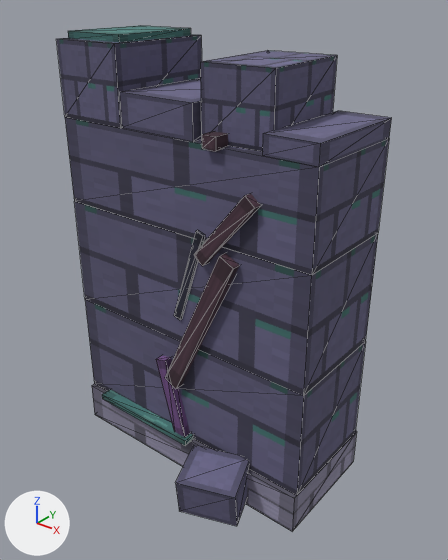
Renders of the glTF model assets/models/wall_segment.glb from each side of a commit.
One viewpoint serves both versions: a 50 mm lens placed at (2.53, -3.08, 3.35), pointed at (0.14, -0.09, 1.5). Arrows for +X, +Y and +Z are at lower left; the lights stay in place. The older version comes first. Mesh edges are drawn as thin lines. Vertices at exactly the same position are counted once.

Script lines for the objects in view, before the commit:
```python
me_wall_segment = bpy.data.meshes.new('wall_segment')
me_wall_segment.from_pydata(...)  # 120 vertices, 176 faces; spans x -1.0..1.0, y -0.83..0.45, z 0.0..3.05
me_wall_segment.materials.append(mat_wall_segment_mat)  # picture img_wall_segment_atlas
ob_wall_segment = bpy.data.objects.new('wall_segment', me_wall_segment)
ob_wall_segment.location = (0.0, 0.0, 0.0)
```
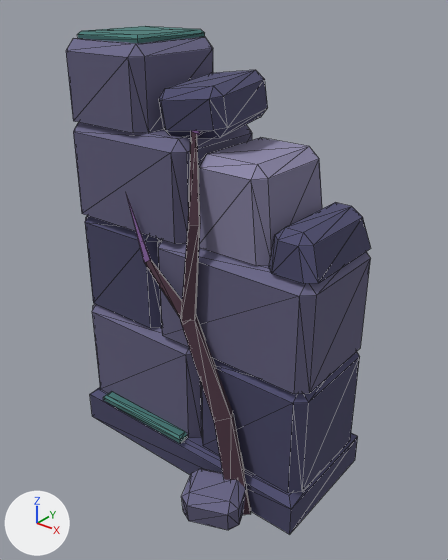
Where the change shows, as pixel boxes (x1, y1, x2, y2) in the pictures (448 x 560 px):
'wall_segment', reshaped (9% narrower): before (56, 26, 391, 531); after (66, 26, 371, 534)
part 1 of me_wall_segment, rebuilt: before (56, 35, 391, 275); after (73, 122, 252, 244)
part 2 of me_wall_segment, rebuilt (12% narrower, 36% shorter): before (74, 201, 378, 496); after (92, 304, 360, 493)
part 3 of me_wall_segment, rebuilt: before (92, 384, 357, 531); after (90, 388, 358, 534)
part 4 of me_wall_segment, rebuilt (8% narrower, 7% shorter): before (102, 390, 193, 445); after (103, 392, 187, 443)
part 5 of me_wall_segment, rebuilt: before (119, 78, 201, 142); after (159, 70, 268, 138)
part 6 of me_wall_segment, rebuilt (12% narrower, 24% shorter): before (175, 445, 249, 526); after (182, 469, 247, 530)
part 7 of me_wall_segment, rebuilt: before (68, 26, 191, 43); after (77, 26, 205, 43)
part 8 of me_wall_segment, added (purple): after (181, 130, 251, 515)
part 9 of me_wall_segment, added (blue): after (85, 216, 162, 328)
part 10 of me_wall_segment, added (blue): after (158, 240, 371, 394)
part 11 of me_wall_segment, added (blue): after (198, 137, 322, 266)
part 12 of me_wall_segment, added (blue): after (269, 202, 371, 284)
part 13 of me_wall_segment, added (blue): after (66, 37, 213, 133)
part 14 of me_wall_segment, deleted: before (194, 193, 260, 266)
part 15 of me_wall_segment, deleted (blue): before (200, 50, 337, 151)
part 16 of me_wall_segment, deleted: before (174, 230, 204, 320)
part 17 of me_wall_segment, deleted: before (202, 131, 228, 151)
part 18 of me_wall_segment, deleted (purple): before (156, 356, 190, 437)
part 19 of me_wall_segment, added: after (126, 194, 182, 319)
part 20 of me_wall_segment, deleted: before (165, 253, 240, 389)

What the commit changed:
me_wall_segment is used by ob_wall_segment; location (0.0, 0.0, 0.0).
me_wall_segment had 120 vertices, 176 faces and spanned x -1.0..1.0, y -0.83..0.45, z 0.0..3.05.
me_wall_segment now has 270 vertices, 422 faces and spans x -1.0..1.0, y -0.85..0.46, z -0.01..3.05.
me_wall_segment part 1: the loose piece of 20 vertices spanning x -1.0..1.0, y -0.4..0.4, z 1.9..3.0 is rebuilt with 20 vertices and now spans x -1.0..0.05, y -0.4..0.4, z 1.82..2.48.
me_wall_segment part 2: the loose piece of 12 vertices spanning x -1.0..1.0, y -0.4..0.4, z 0.3..1.9 is rebuilt with 36 vertices and now spans x -1.0..1.0, y -0.4..0.4, z 0.28..1.08.
me_wall_segment part 3: the loose piece of 8 vertices spanning x -1.0..1.0, y -0.43..0.43, z 0.0..0.3 is rebuilt with 12 vertices and now spans x -1.0..1.0, y -0.46..0.46, z 0.0..0.28.
me_wall_segment part 4: the loose piece of 8 vertices spanning x -0.8..0.1, y -0.49..-0.35, z 0.29..0.34 is rebuilt with 12 vertices and now spans x -0.8..0.04, y -0.48..-0.38, z 0.28..0.33.
me_wall_segment part 5: the loose piece of 8 vertices spanning x -0.45..0.15, y -0.39..0.39, z 2.5..2.72 is rebuilt with 24 vertices and now spans x -0.3..0.26, y -0.34..0.38, z 2.46..2.82.
me_wall_segment part 6: the loose piece of 8 vertices spanning x 0.19..0.71, y -0.83..-0.33, z 0.03..0.37 is rebuilt with 24 vertices and now spans x 0.27..0.73, y -0.85..-0.43, z 0.0..0.3.
me_wall_segment part 7: the loose piece of 8 vertices spanning x -0.97..-0.49, y -0.33..0.33, z 2.99..3.05 is rebuilt with 12 vertices and now spans x -0.92..-0.36, y -0.29..0.33, z 2.99..3.05.
me_wall_segment part 8: a new loose piece of 21 vertices spanning x 0.05..0.72, y -0.6..0.05, z -0.01..2.6, in mat_wall_segment_mat (picture img_wall_segment_atlas).
me_wall_segment part 9: a new loose piece of 20 vertices spanning x -1.0..-0.24, y -0.38..0.4, z 1.08..1.82, in mat_wall_segment_mat (picture img_wall_segment_atlas).
me_wall_segment part 10: a new loose piece of 20 vertices spanning x -0.24..1.0, y -0.4..0.4, z 1.08..1.82, in mat_wall_segment_mat (picture img_wall_segment_atlas).
me_wall_segment part 11: a new loose piece of 20 vertices spanning x 0.06..0.66, y -0.35..0.39, z 1.82..2.4, in mat_wall_segment_mat (picture img_wall_segment_atlas).
me_wall_segment part 12: a new loose piece of 20 vertices spanning x 0.66..1.0, y -0.38..0.38, z 1.82..2.08, in mat_wall_segment_mat (picture img_wall_segment_atlas).
me_wall_segment part 13: a new loose piece of 20 vertices spanning x -1.0..-0.28, y -0.39..0.39, z 2.48..3.0, in mat_wall_segment_mat (picture img_wall_segment_atlas).
me_wall_segment part 14: the loose piece of 8 vertices spanning x 0.19..0.65, y -0.45..-0.38, z 1.76..2.28 is deleted.
me_wall_segment part 15: the loose piece of 8 vertices spanning x 0.14..0.66, y -0.36..0.4, z 2.5..2.94 is deleted.
me_wall_segment part 16: the loose piece of 8 vertices spanning x -0.04..0.24, y -0.41..-0.4, z 1.28..1.96 is deleted.
me_wall_segment part 17: the loose piece of 8 vertices spanning x 0.27..0.37, y -0.45..0.45, z 2.49..2.57 is deleted.
me_wall_segment part 18: the loose piece of 8 vertices spanning x -0.19..0.07, y -0.46..-0.38, z 0.31..0.93 is deleted.
me_wall_segment part 19: 9 vertices added at x -0.4..0.19, y -0.51..-0.41, z 1.3..2.1.
me_wall_segment part 20: 8 vertices removed from x -0.11..0.51, y -0.46..-0.38, z 0.73..1.87.
